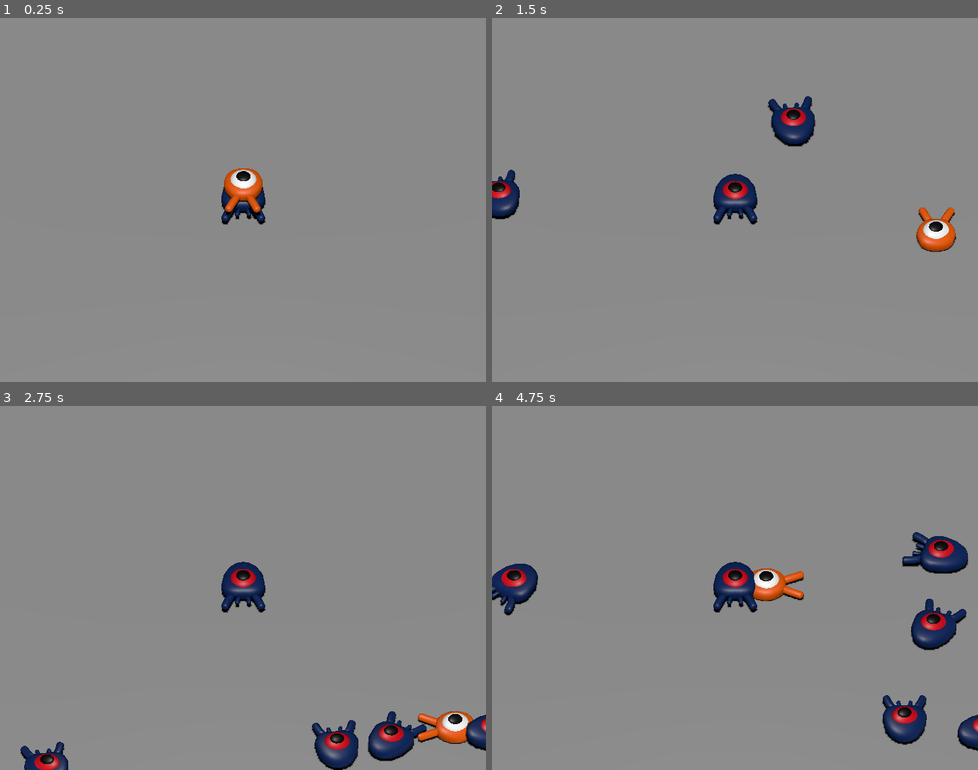
Above: before the commit, frames 1-4 (two rows, left to right).
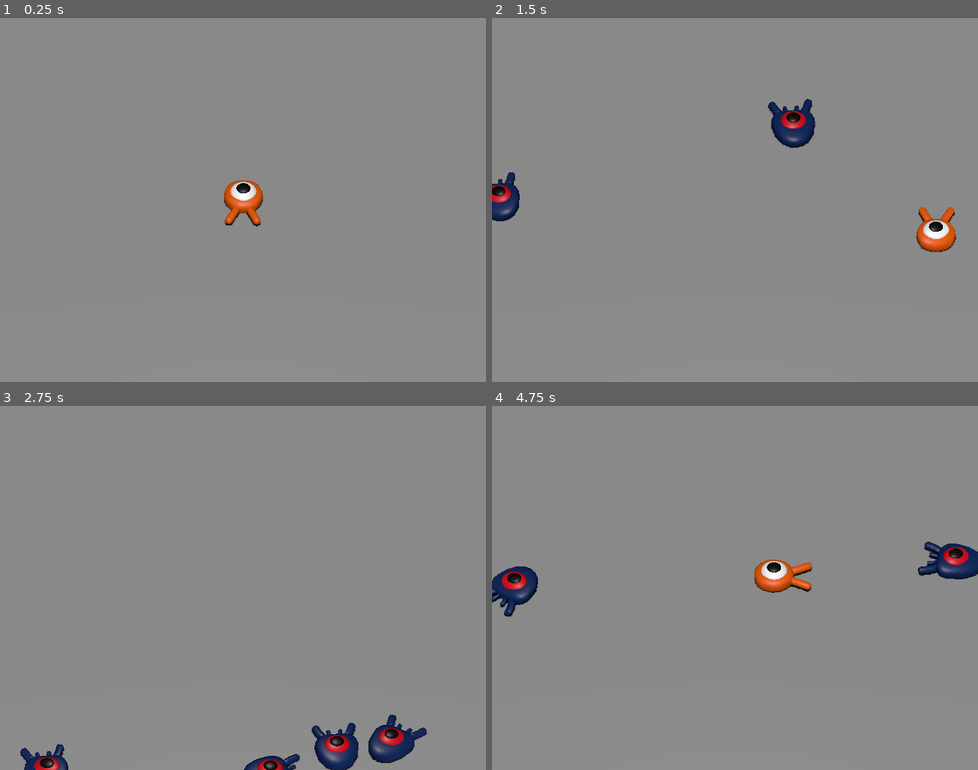
Above: after the commit, the same moments.

Repository: MAXIIIMVS/godot_3d_squash_the_creeps
Game: Godot game, scene res://scenes/main.tscn
The game is run twice, just before and just after one commit, with the same random seed, the same clock (stepped at 60 frames per second) and the same inputs.
Inputs:
- Up to frame 1 (0.25 s): no input
- Up to frame 2 (1.5 s): tap Enter at 0.5 s; hold Right (move_right) 0.53-1.28 s; hold Down (move_back) from 1.28 s (still down)
- Up to frame 3 (2.75 s): release Down (move_back) at 2.03 s; hold Right (move_right) from 2.03 s (still down)
- Up to frame 4 (4.75 s): release Right (move_right) at 2.78 s; hold Up (move_forward) 2.78-3.53 s; hold Left (move_left) from 3.53 s (still down)

The runs differ from the first frame. In frame 1, 1.1% of the frame differs, in the area x 45-55%, y 41-58%; in frame 2, 1.7%; in frame 3, 3.6%; in frame 4, 5.9%, in the area x 0-100%, y 34-95%.

Commit message:
Use different layers and masks for the player, enemies and world.

Diff:
--- a/project.godot
+++ b/project.godot
@@ -57,6 +57,12 @@
 ]
 }
 
+[layer_names]
+
+3d_physics/layer_1="player"
+3d_physics/layer_2="enemies"
+3d_physics/layer_3="world"
+
 [rendering]
 
 anti_aliasing/quality/msaa_3d=2
--- a/scenes/main.tscn
+++ b/scenes/main.tscn
@@ -30,6 +30,8 @@
 
 [node name="Ground" type="StaticBody3D" parent="."]
 transform = Transform3D(1, 0, 0, 0, 1, 0, 0, 0, 1, 0, -1, 0)
+collision_layer = 4
+collision_mask = 0
 
 [node name="CollisionShape3D" type="CollisionShape3D" parent="Ground"]
 shape = SubResource("BoxShape3D_sgp6g")
@@ -74,10 +76,7 @@
 curve = SubResource("Curve3D_o5qli")
 
 [node name="SpawnLocation" type="PathFollow3D" parent="SpawnPath"]
-transform = Transform3D(-0.00216917, 0, -0.999998, 0, 1, 0, 0.999998, 0, -0.00216917, -13.9723, 0, -11.9589)
-
-[node name="Mob" parent="." instance=ExtResource("2_0wfyh")]
-mob_scene = ExtResource("2_0wfyh")
+transform = Transform3D(-0.00217204, 0, -0.999998, 0, 1, 0, 0.999998, 0, -0.00217204, -13.9723, 0, -11.9589)
 
 [node name="MobTimer" type="Timer" parent="."]
 wait_time = 0.5
--- a/scenes/mob.tscn
+++ b/scenes/mob.tscn
@@ -7,6 +7,8 @@
 size = Vector3(1.69824, 0.879761, 1.85452)
 
 [node name="Mob" type="CharacterBody3D"]
+collision_layer = 2
+collision_mask = 0
 script = ExtResource("1_bsing")
 
 [node name="Pivot" type="Node3D" parent="."]
--- a/scenes/player.tscn
+++ b/scenes/player.tscn
@@ -7,6 +7,7 @@
 radius = 0.8
 
 [node name="Player" type="CharacterBody3D"]
+collision_mask = 6
 script = ExtResource("1_g2els")
 
 [node name="Pivot" type="Node3D" parent="."]
--- a/scripts/main.gd
+++ b/scripts/main.gd
@@ -5,8 +5,7 @@
 
 func _on_mob_timer_timeout():
 	var mob := mob_scene.instantiate()
-	var mob_spawn_location = get_node("SpawnPath/SpawnLocation")
-	mob_spawn_location.progress_ratio = randf()
+	$SpawnPath/SpawnLocation.progress_ratio = randf()
 
-	mob.initialize(mob_spawn_location.position, $Player.position)
+	mob.initialize($SpawnPath/SpawnLocation.position, $Player.position)
 	add_child(mob)
